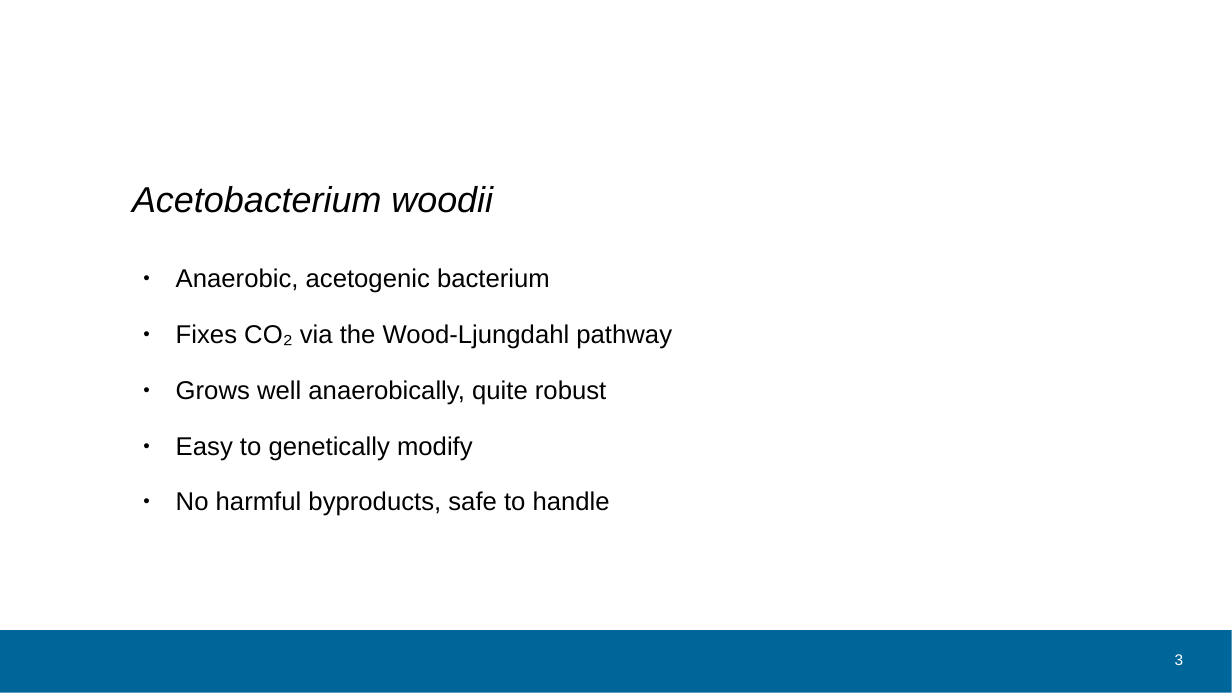
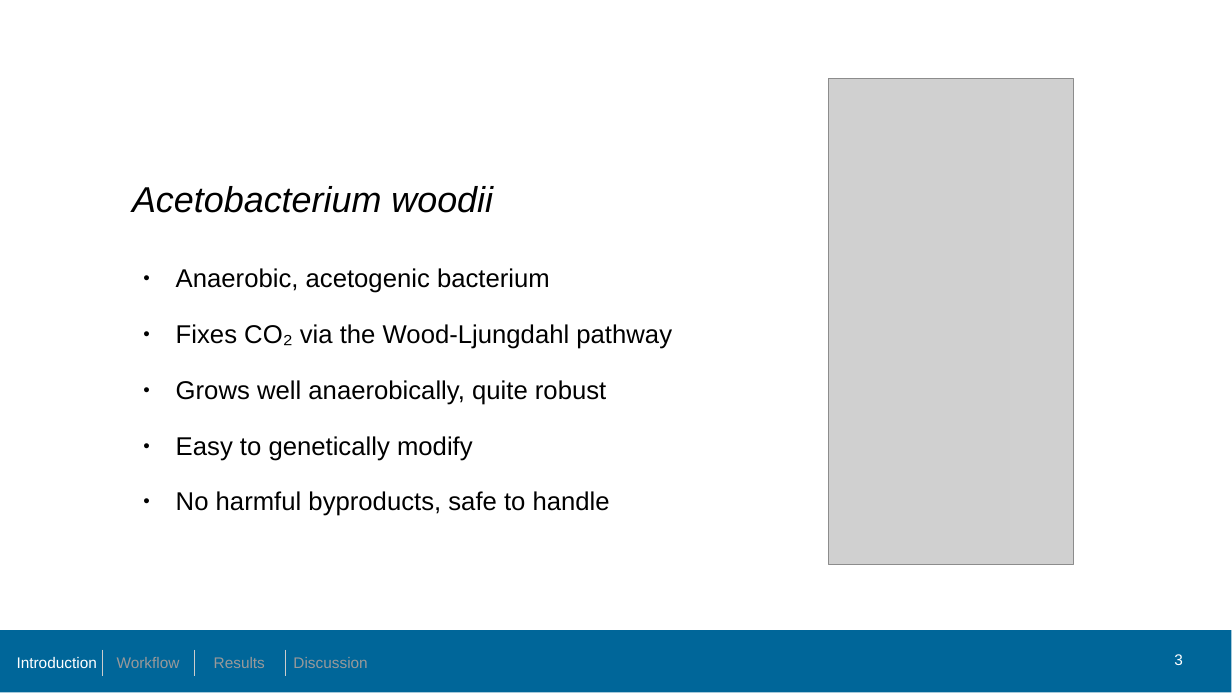
Before and after one commit to sheepfreak221/BSc-Arbeit, a slide deck: slide 3 of präsentation/bsc_version_16_06_klara.pptx. Drawn at 1232x693 pixels with LibreOffice and Linux fonts; fonts in the diff are those of the drawing; grey boxes stand for pictures; background and template pictures are left out. Boxes give left, top, right and bottom in pixels: in the first picture for what was removed or moved away, otherwise in the second. Text is boxed around its words. In the diff, an @@ line names an element or a change of style, - is before the commit and + after.

```diff
--- a/präsentation/bsc_version_16_06_klara.pptx
+++ b/präsentation/bsc_version_16_06_klara.pptx
@@ picture added at (829,79,1073,566) @@
@@ table added at (11,650,377,673), 1 rows, 4 columns @@
+Introduction | Workflow | Results | Discussion
```
Also in this commit, not shown: 11 other slides changed, 3 slides added, 3 slides removed, 7 other files.
